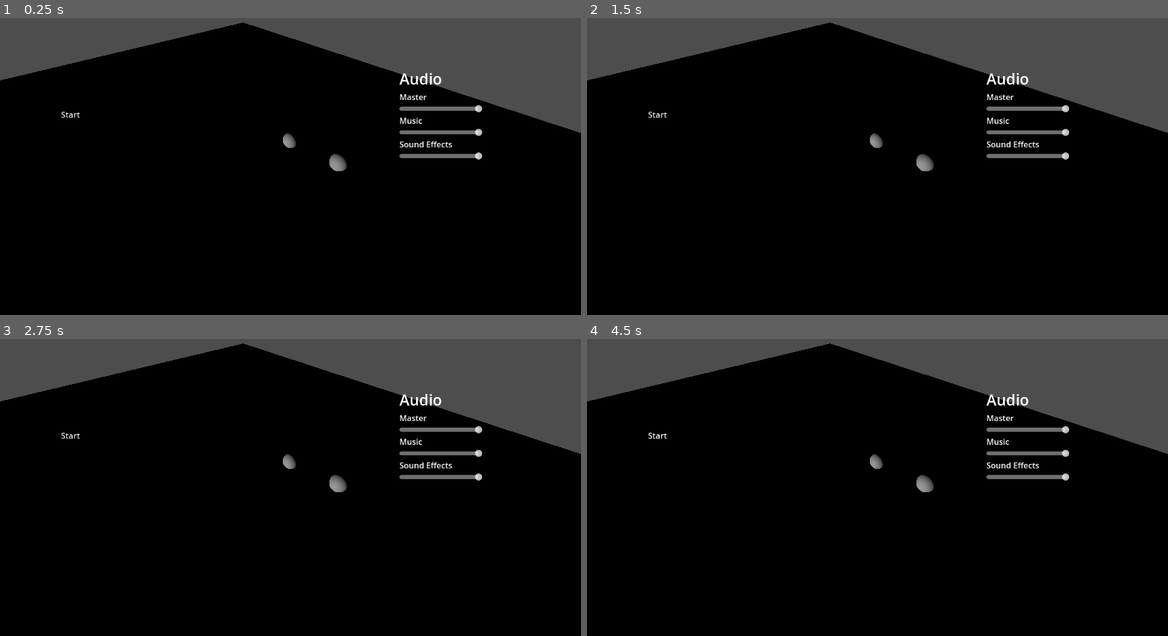
Above: before the commit, frames 1-4 (two rows, left to right).
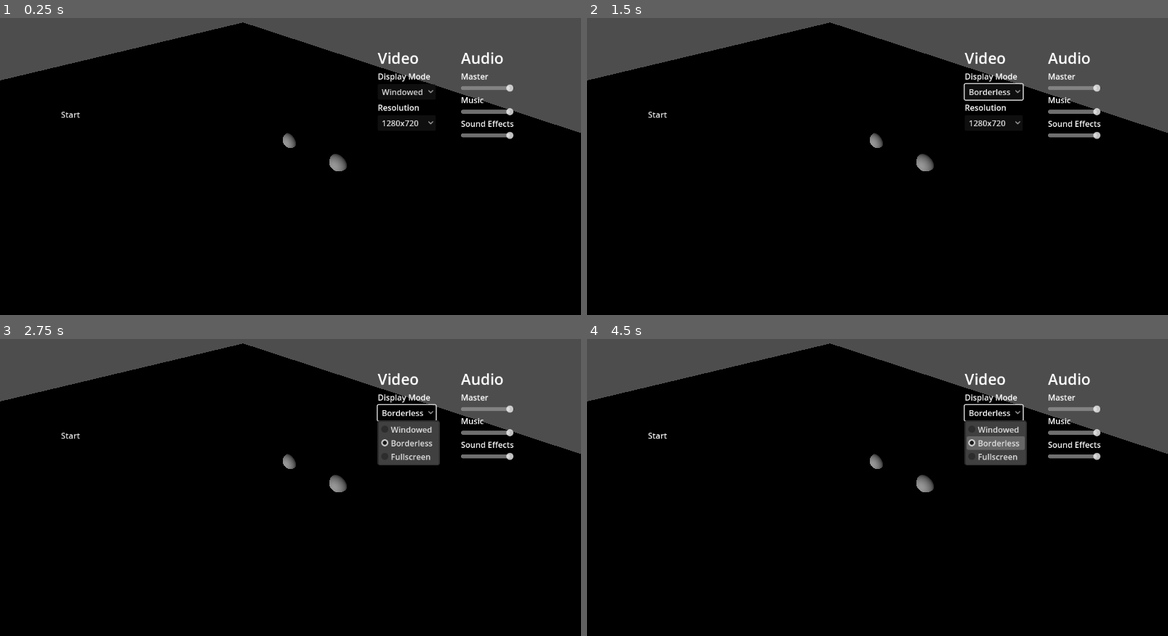
Above: after the commit, the same moments.

Repository: LaurynasP/ldjam-57
Game: Godot game, scene res://scenes/Main.tscn
Two runs of this game, one before a commit and one after it. Both use one fixed random seed, a clock stepped at 60 frames per second and the inputs below.
Inputs (mouse positions are in pixels of both pictures, inside the frame that each line leads up to):
- Up to frame 1 (0.25 s): no input
- Up to frame 2 (1.5 s): click (993, 92) at 0.5 s, where only the run after the commit has a clickable "Windowed"; click (993, 121) at 1.25 s, where only the run after the commit has a clickable "1280x720"
- Up to frame 3 (2.75 s): click (406, 413) at 2 s, where only the run after the commit has a clickable "Borderless"
- Up to frame 4 (4.5 s): click "Start" at 2.75 s; click "Start" at 3.5 s; tap Enter at 4.25 s; hold D (keyboard_right) from 4.28 s (still down); tap Shift (keyboard_dash) at 4.35 s

The runs differ from the first frame. In frame 1, 2.1% of the frame differs, in the area x 64-89%, y 11-48%; in frame 2, 2.2%; in frame 3, 3.3%; in frame 4, 3.3%.

Commit message:
Video Settings and WIndows export

Diff:
--- a/features/menu/options/Options.tscn
+++ b/features/menu/options/Options.tscn
@@ -14,49 +14,81 @@
 grow_vertical = 2
 script = ExtResource("1_bx6by")
 
-[node name="AudioOptions" type="VBoxContainer" parent="."]
+[node name="OptionsContainer" type="HBoxContainer" parent="."]
+layout_mode = 0
+offset_left = 713.0
+offset_top = 82.0
+offset_right = 927.0
+offset_bottom = 265.0
+theme_override_constants/separation = 50
+
+[node name="VideoOptions" type="VBoxContainer" parent="OptionsContainer"]
 layout_mode = 2
-anchor_right = 0.104
-anchor_bottom = 0.127
-offset_left = 756.0
-offset_top = 123.0
-offset_right = 921.192
-offset_bottom = 204.704
 
-[node name="MusicLabel" type="Label" parent="AudioOptions"]
+[node name="VideoLabel" type="Label" parent="OptionsContainer/VideoOptions"]
+layout_mode = 2
+text = "Video"
+label_settings = SubResource("LabelSettings_hph4l")
+
+[node name="DisplayModeOption" type="VBoxContainer" parent="OptionsContainer/VideoOptions"]
+layout_mode = 2
+
+[node name="DisplayModeLabel" type="Label" parent="OptionsContainer/VideoOptions/DisplayModeOption"]
+layout_mode = 2
+text = "Display Mode"
+
+[node name="DisplayModeDropdown" type="OptionButton" parent="OptionsContainer/VideoOptions/DisplayModeOption"]
+unique_name_in_owner = true
+layout_mode = 2
+
+[node name="ResolutionOption" type="VBoxContainer" parent="OptionsContainer/VideoOptions"]
+layout_mode = 2
+
+[node name="ResolutionLabel" type="Label" parent="OptionsContainer/VideoOptions/ResolutionOption"]
+layout_mode = 2
+text = "Resolution"
+
+[node name="ResolutionsDropdown" type="OptionButton" parent="OptionsContainer/VideoOptions/ResolutionOption"]
+unique_name_in_owner = true
+layout_mode = 2
+
+[node name="AudioOptions" type="VBoxContainer" parent="OptionsContainer"]
+layout_mode = 2
+
+[node name="MusicLabel" type="Label" parent="OptionsContainer/AudioOptions"]
 layout_mode = 2
 text = "Audio"
 label_settings = SubResource("LabelSettings_hph4l")
 
-[node name="MasterVolumeOptions" type="VBoxContainer" parent="AudioOptions"]
+[node name="MasterVolumeOptions" type="VBoxContainer" parent="OptionsContainer/AudioOptions"]
 layout_mode = 2
 
-[node name="MasterVolumeLabel" type="Label" parent="AudioOptions/MasterVolumeOptions"]
+[node name="MasterVolumeLabel" type="Label" parent="OptionsContainer/AudioOptions/MasterVolumeOptions"]
 layout_mode = 2
 text = "Master"
 
-[node name="MasterVolumeSlider" type="HSlider" parent="AudioOptions/MasterVolumeOptions"]
+[node name="MasterVolumeSlider" type="HSlider" parent="OptionsContainer/AudioOptions/MasterVolumeOptions"]
 unique_name_in_owner = true
 layout_mode = 2
 
-[node name="MusicOptions" type="VBoxContainer" parent="AudioOptions"]
+[node name="MusicOptions" type="VBoxContainer" parent="OptionsContainer/AudioOptions"]
 layout_mode = 2
 
-[node name="MusicVolumeLabel" type="Label" parent="AudioOptions/MusicOptions"]
+[node name="MusicVolumeLabel" type="Label" parent="OptionsContainer/AudioOptions/MusicOptions"]
 layout_mode = 2
 text = "Music"
 
-[node name="MusicVolumeSlider" type="HSlider" parent="AudioOptions/MusicOptions"]
+[node name="MusicVolumeSlider" type="HSlider" parent="OptionsContainer/AudioOptions/MusicOptions"]
 unique_name_in_owner = true
 layout_mode = 2
 
-[node name="SFXVolumeOptions" type="VBoxContainer" parent="AudioOptions"]
+[node name="SFXVolumeOptions" type="VBoxContainer" parent="OptionsContainer/AudioOptions"]
 layout_mode = 2
 
-[node name="SFXVolumeLabel" type="Label" parent="AudioOptions/SFXVolumeOptions"]
+[node name="SFXVolumeLabel" type="Label" parent="OptionsContainer/AudioOptions/SFXVolumeOptions"]
 layout_mode = 2
 text = "Sound Effects"
 
-[node name="SFXVolumeSlider" type="HSlider" parent="AudioOptions/SFXVolumeOptions"]
+[node name="SFXVolumeSlider" type="HSlider" parent="OptionsContainer/AudioOptions/SFXVolumeOptions"]
 unique_name_in_owner = true
 layout_mode = 2
--- a/features/menu/options/options.gd
+++ b/features/menu/options/options.gd
@@ -5,11 +5,46 @@
 @onready var music_volume_slider: HSlider = %MusicVolumeSlider
 @onready var sfx_volume_slider: HSlider = %SFXVolumeSlider
 
+@onready var res_dropdown = %ResolutionsDropdown
+@onready var display_mode_dropdown = %DisplayModeDropdown
+
+var resolutions = [
+	Vector2i(1280, 720),
+	Vector2i(1600, 900),
+	Vector2i(1920, 1080),
+	Vector2i(2560, 1440),
+	Vector2i(3840, 2160),
+]
+
 func _ready():
-	init_audio_options()
+	_init_audio_options()
+	_init_video_options()
+
+func _init_video_options():
+	for res in resolutions:
+		res_dropdown.add_item("%dx%d" % [res.x, res.y])
+
+	res_dropdown.item_selected.connect(_on_resolution_selected)
 
 
-func init_audio_options():
+	display_mode_dropdown.add_item("Windowed")
+	display_mode_dropdown.add_item("Borderless")
+	display_mode_dropdown.add_item("Fullscreen")
+	display_mode_dropdown.item_selected.connect(_on_window_mode_selected)
+
+func _on_window_mode_selected(index):
+	match index:
+		0:
+			DisplayServer.window_set_mode(DisplayServer.WINDOW_MODE_WINDOWED)
+		1:
+			DisplayServer.window_set_mode(DisplayServer.WINDOW_MODE_FULLSCREEN)
+		2:
+			DisplayServer.window_set_mode(DisplayServer.WINDOW_MODE_EXCLUSIVE_FULLSCREEN)
+
+func _on_resolution_selected(index):
+	DisplayServer.window_set_size(resolutions[index])
+
+func _init_audio_options():
 	master_volume_slider.value_changed.connect(_on_master_volume_changed)
 	music_volume_slider.value_changed.connect(_on_music_volume_changed)
 	sfx_volume_slider.value_changed.connect(_on_sfx_volume_changed)
--- a/managers/input_manager.gd
+++ b/managers/input_manager.gd
@@ -13,10 +13,13 @@
 	update_available_devices()
 
 
-
-
 func _on_joy_connection_changed(_id: int, _connected: bool):
 	update_available_devices()
+
+func _unhandled_input(event):
+	if event.is_action_pressed("menu"):
+		GameManager.toggle_pause()
+
 
 func update_available_devices():
 	available_devices.clear()
@@ -52,8 +55,3 @@
 		return Input.is_action_just_pressed("keyboard_cancel")
 	else:
 		return Input.is_joy_button_pressed(device_id, JOY_BUTTON_A)
-
-
-func _unhandled_input(event):
-	if event.is_action_pressed("menu"):
-		GameManager.toggle_pause()
Not shown, added: export_presets.cfg
Not shown, added: tools/rcedit-x64.exe
